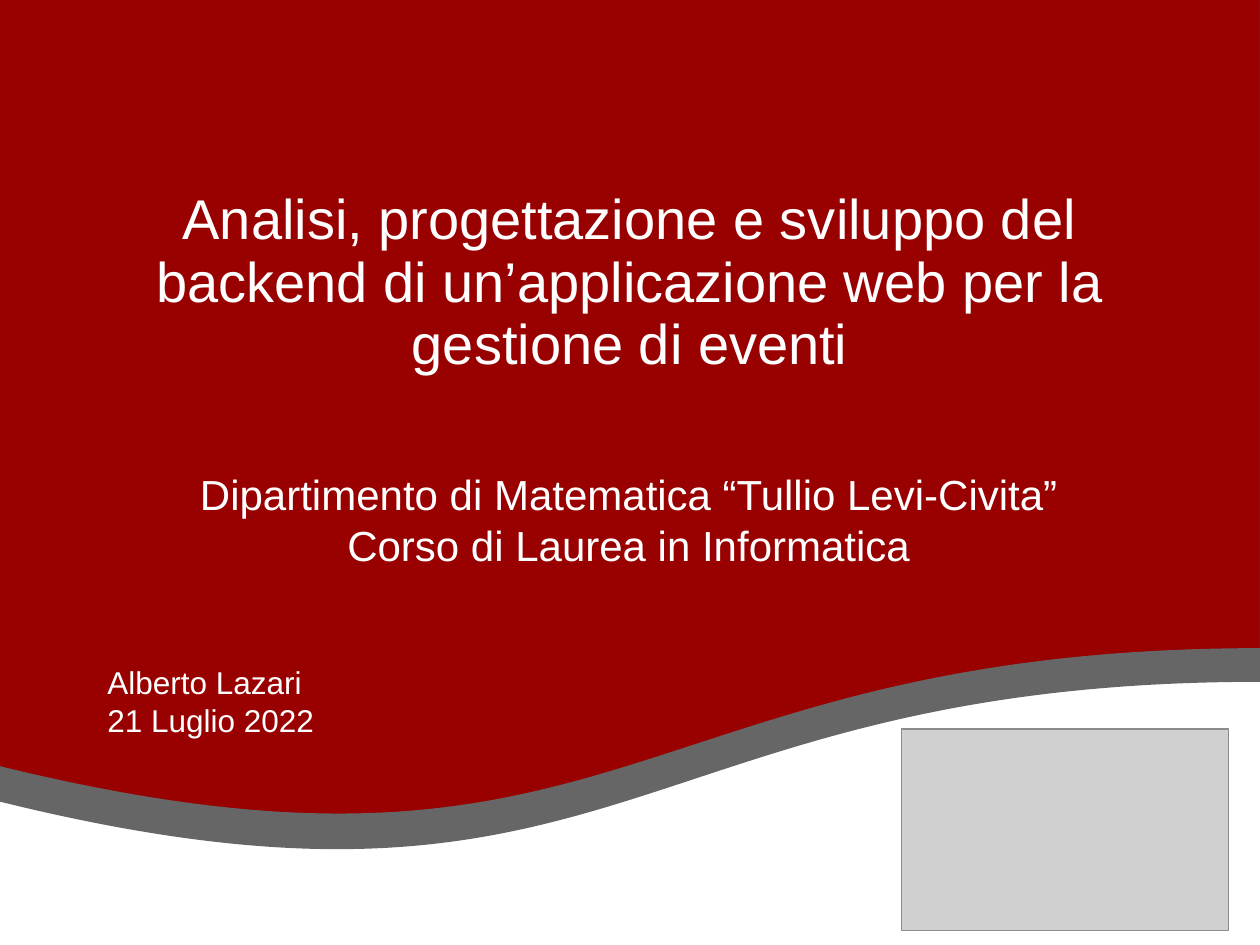
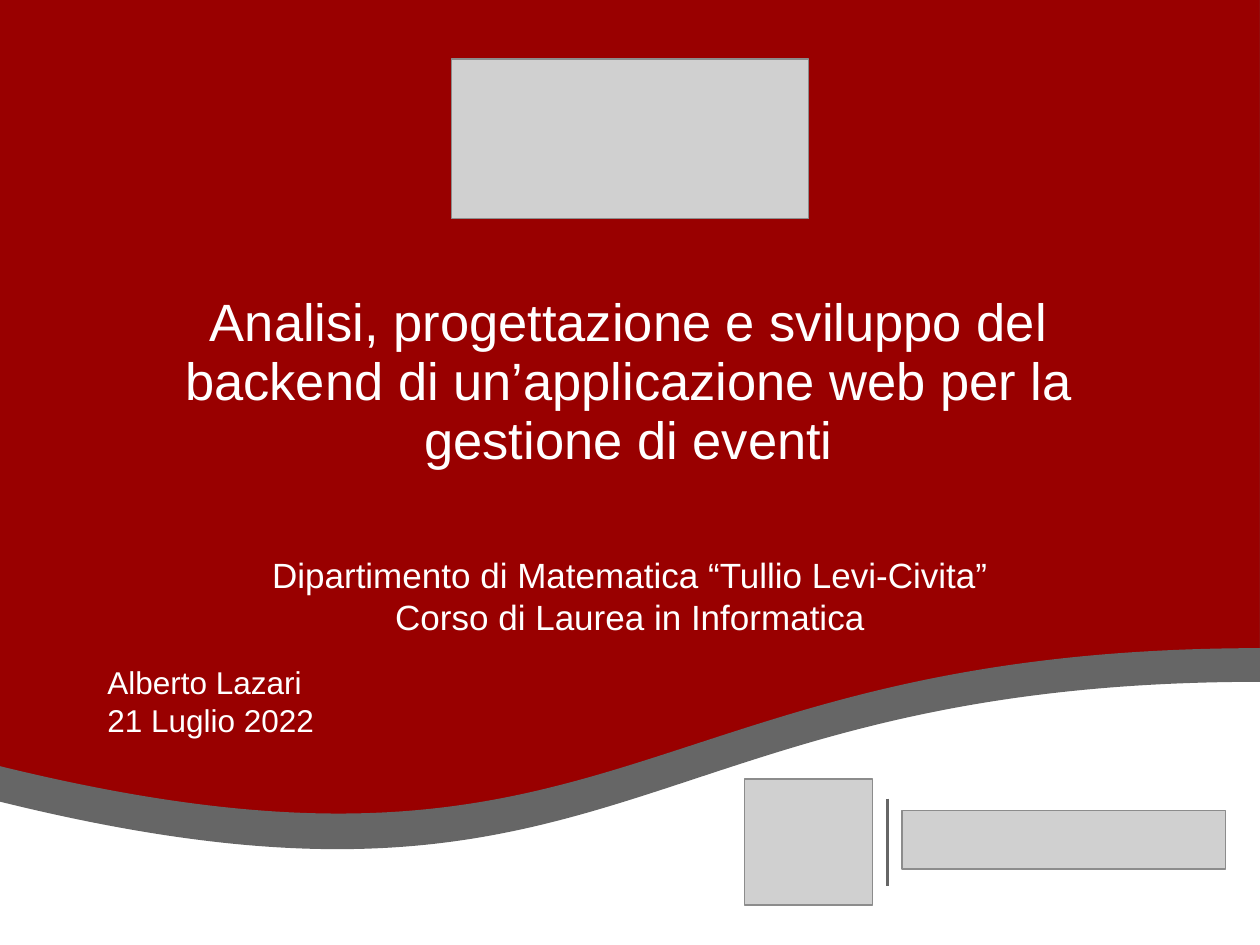
Before and after one commit to albertolazari/tesi, a slide deck: slide 1 of src/presentazione/slide-discussione.pptx. Drawn at 1260x945 pixels with LibreOffice and Linux fonts; fonts in the diff are those of the drawing; grey boxes stand for pictures. Boxes give left, top, right and bottom in pixels: in the first picture for what was removed or moved away, otherwise in the second. Text is boxed around its words. In the diff, an @@ line names an element or a change of style, - is before the commit and + after.

```diff
--- a/src/presentazione/slide-discussione.pptx
+++ b/src/presentazione/slide-discussione.pptx
@@ picture added at bbox=[451, 59, 808, 219] @@
@@ text "Analisi, progettazione e sviluppo del ...": place and size @@
-text "Analisi, progettazione e sviluppo del ..." at bbox=[156, 198, 1103, 375]
+text "Analisi, progettazione e sviluppo del ..." at bbox=[185, 303, 1072, 470]
@@ text "Analisi, progettazione e sviluppo del ..." at bbox=[185, 303, 1072, 470]: size 32 to 30 pt @@
@@ text "Dipartimento di Matematica “Tullio Levi-Civita”": place and size @@
-text "Dipartimento di Matematica “Tullio Levi-Civita”" at bbox=[200, 479, 1057, 562]
+text "Dipartimento di Matematica “Tullio Levi-Civita”" at bbox=[272, 562, 987, 631]
@@ text "Dipartimento di Matematica “Tullio Levi-Civita”" at bbox=[272, 562, 987, 631]: size 24 to 20 pt @@
@@ picture removed at bbox=[901, 730, 1228, 931] @@
@@ picture: place and size @@
-picture at bbox=[8, 199, 136, 325]
+picture at bbox=[745, 779, 873, 905]
@@ line moved from (151, 219) - (151, 306) to (887, 799) - (887, 886) @@
@@ picture: place and size @@
-picture at bbox=[168, 228, 491, 286]
+picture at bbox=[902, 811, 1226, 869]
```
Also in this commit, not shown: 1 other slide changed, 3 slides added.
